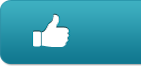
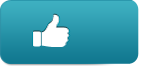
Before/after of a (141, 66) layered artwork. What changed in the layer stack:
painted on "Layer 0" over [86,0,141,66]
